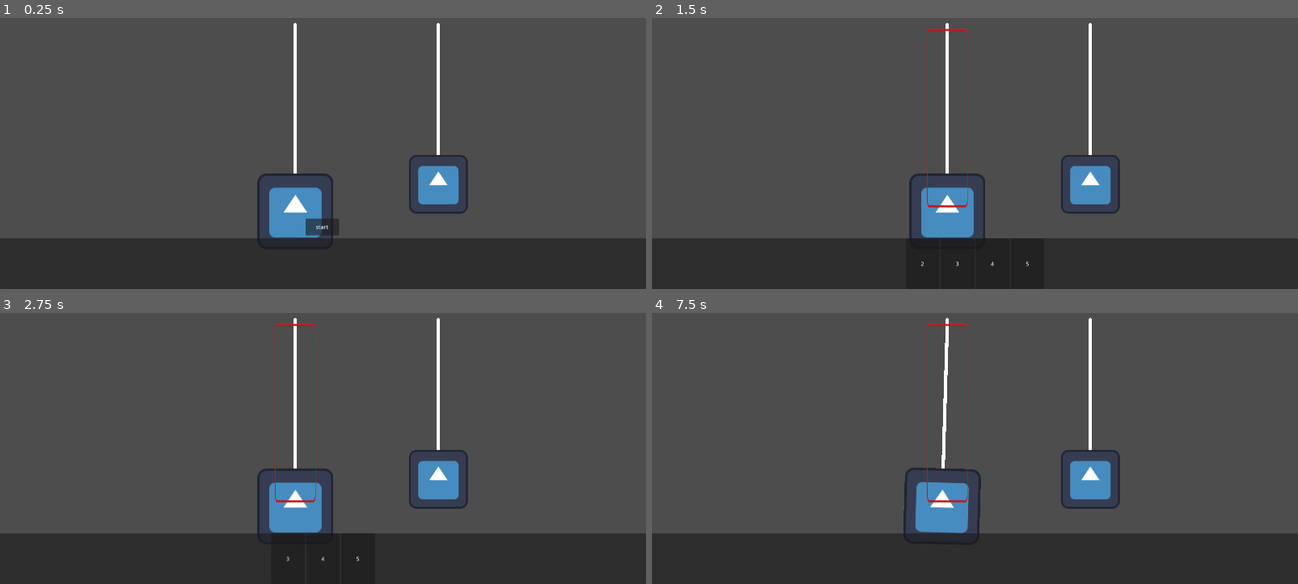
Above: before the commit, frames 1-4 (two rows, left to right).
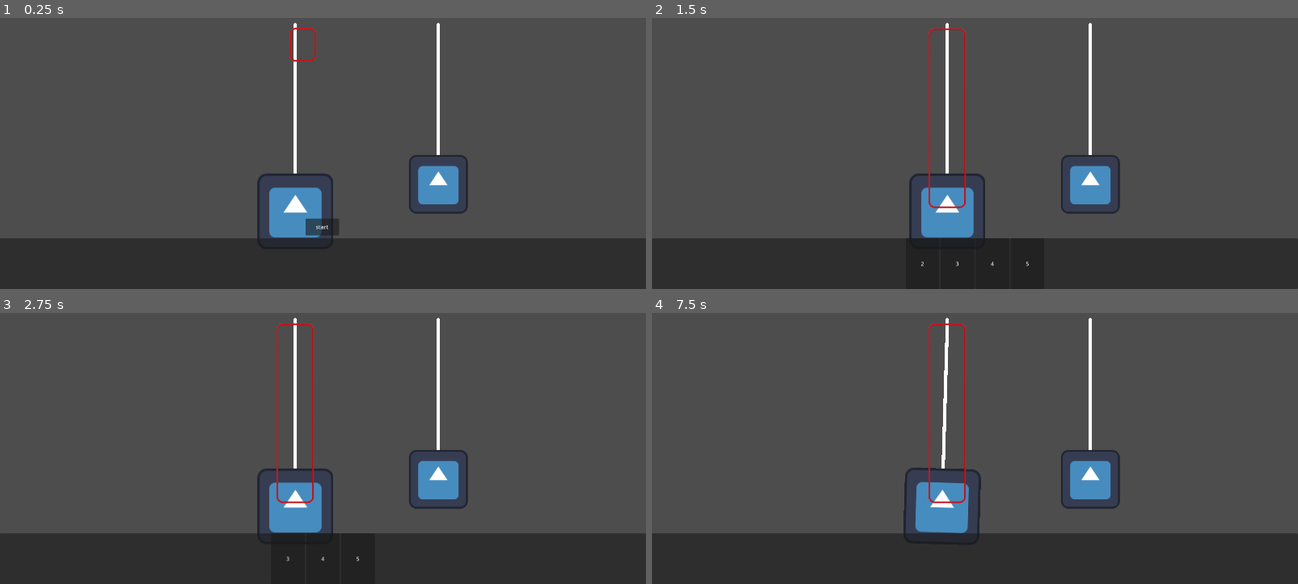
Above: after the commit, the same moments.

Repository: HEKEPOIU/gmtk_2024
Game: Godot game, scene res://scene/main.tscn
Same seed, same stepped clock (60 frames per second), same inputs: the game is played once before the commit and once after it. The engine's default icon, where the game draws it, is replaced by a stand-in: a white triangle on a blue panel in a dark square.
Inputs (mouse positions are in pixels of both pictures, inside the frame that each line leads up to):
- Up to frame 1 (0.25 s): no input
- Up to frame 2 (1.5 s): click "start" at 0.5 s; click "1" at 1.25 s
- Up to frame 3 (2.75 s): click "2" at 2 s
- Up to frame 4 (7.5 s): click "3" at 2.75 s; click "4" at 3.5 s; click "5" at 4.25 s; tap Enter at 5, 6.5 s; move the mouse to (1117, 386) at 5.02 s; hold Right 5.03-5.78 s; click (1117, 386) at 5.1 s; tap Space at 5.75, 7.25 s; move the mouse to (845, 421) at 5.77 s; hold Left 5.78-6.53 s; click (845, 421) at 5.85 s; move the mouse to (1039, 323) at 6.52 s; hold Right from 6.53 s (still down); click (1039, 323) at 6.6 s; move the mouse to (942, 475) at 7.27 s; click (942, 475) at 7.35 s

The runs differ from the first frame. In frame 1, 0.1% of the frame differs, in the area x 44-49%, y 2-17%; in frame 2, 0.6%, in the area x 42-49%, y 3-71%; in frame 3, 0.6%; in frame 4, 0.6%.

Commit message:
use true nineslice

Diff:
--- a/scene/main.tscn
+++ b/scene/main.tscn
@@ -39,6 +39,10 @@
 offset_right = -34.0
 offset_bottom = 331.0
 grow_horizontal = 2
+patch_margin_left = 54
+patch_margin_top = 49
+patch_margin_right = 42
+patch_margin_bottom = 70
 
 [node name="CanvasLayer" type="CanvasLayer" parent="."]
 
--- a/src/ui/ui_main.gd
+++ b/src/ui/ui_main.gd
@@ -42,12 +42,12 @@
 		var length: float = p.length # todo:p.get_length()
 		var width: float = (p.get_node("PendulumEndPoint/Sprite2D") as Sprite2D).texture.get_size().x # todo: p.get_width()
 		# var border := borderPrefab.instantiate()  # todo: use prefab , idk why no appear when use prefab
-		set_border(position - Vector2(width / 2, 0), Vector2(width / border.size.x, length / border.size.y))
+		set_border(position - Vector2(width / 2, 0), Vector2(width, length))
 	pass
 
-func set_border(target_positon: Vector2, target_scale: Vector2):
+func set_border(target_positon: Vector2, target_size: Vector2):
 	border.position = target_positon
-	border.scale = target_scale
+	border.size = target_size
 
 func _get_pendulum_info_array() -> Array:
 	var arr := Array([], TYPE_OBJECT, "Node", Pendulum)
